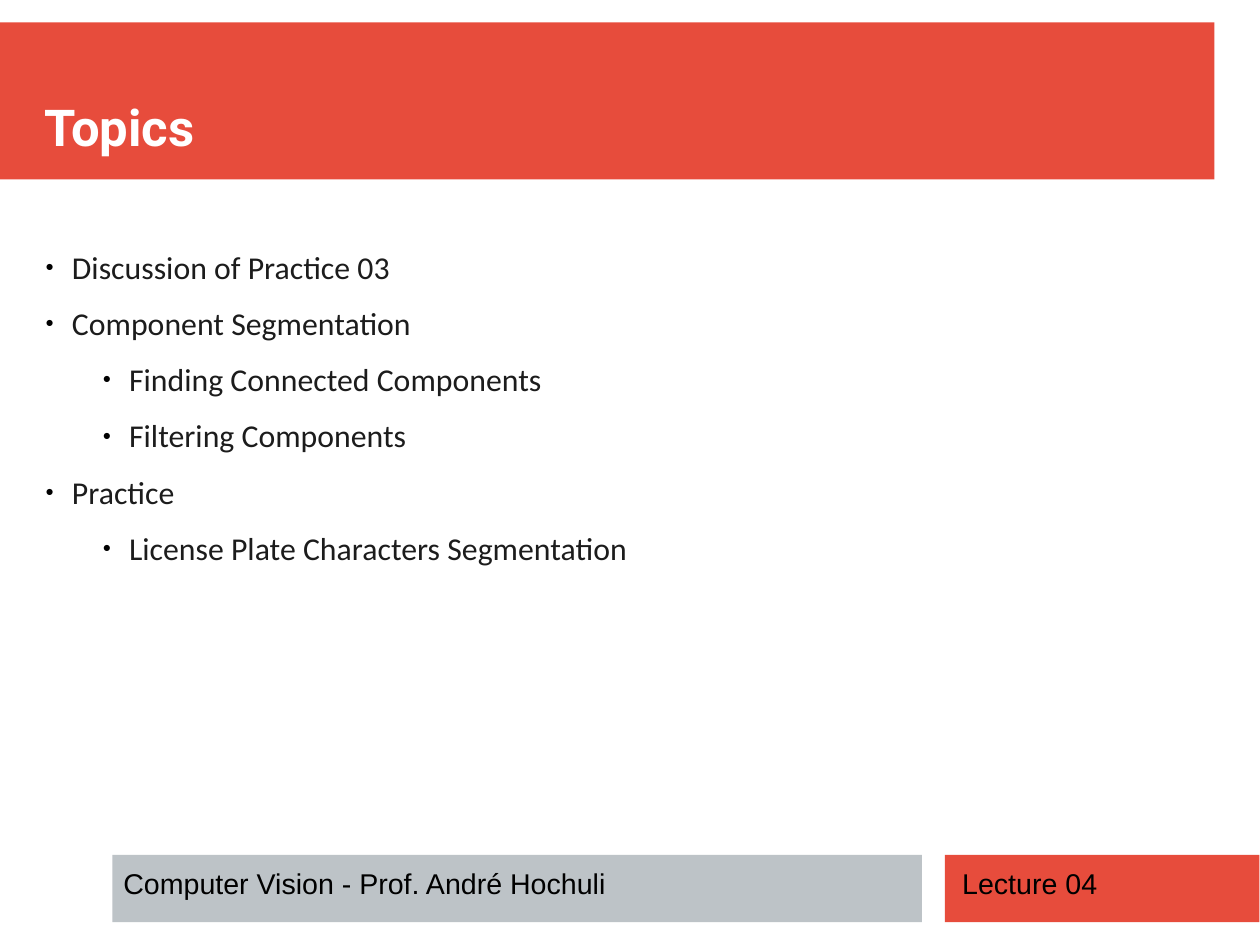
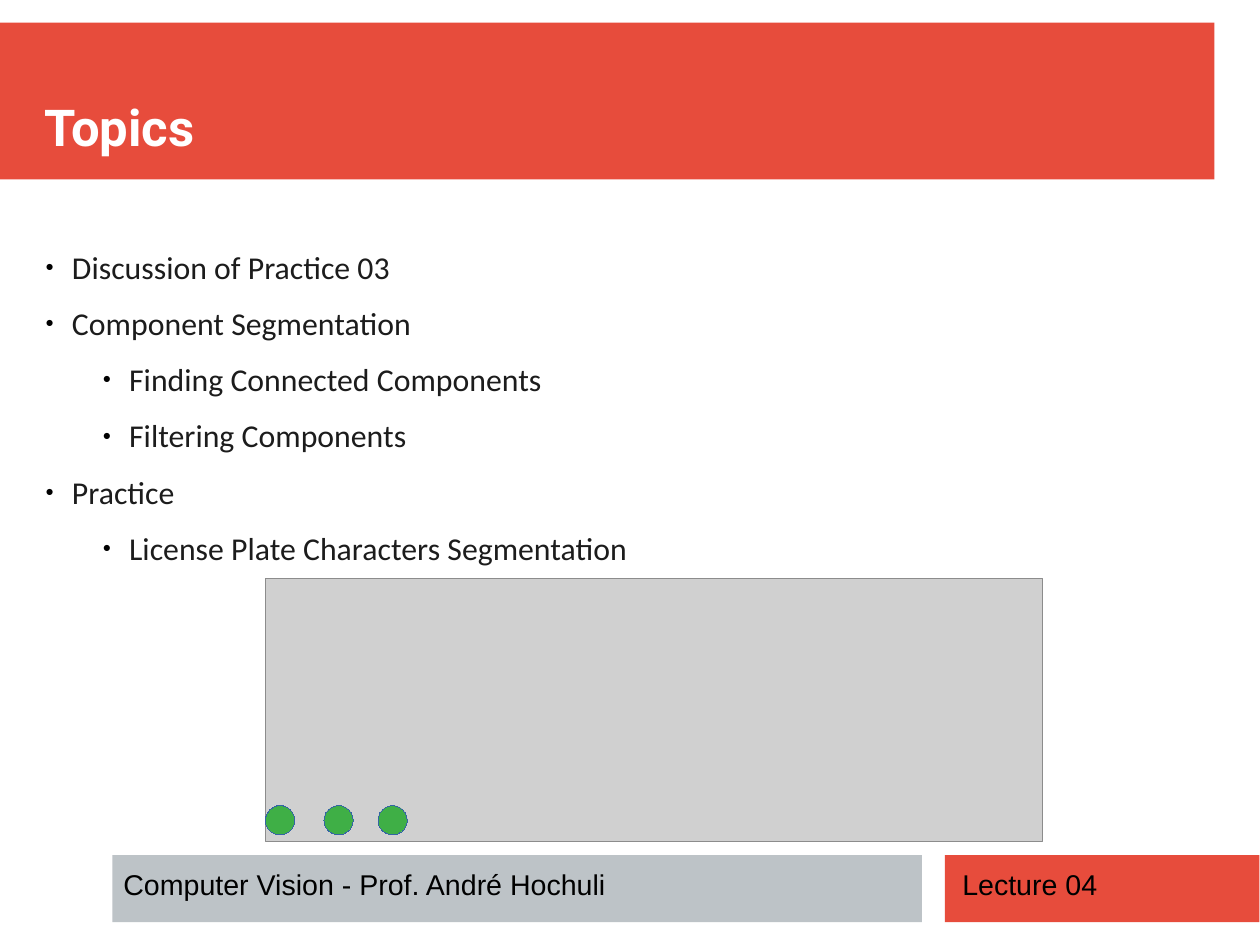
Before and after one commit to andrehochuli/teaching, a slide deck: slide 2 of ComputerVision/Lecture 04 - Finding Components/Lecture 04 - Component Segmentation.pptx. Drawn at 1260x945 pixels with LibreOffice and Linux fonts; fonts in the diff are those of the drawing; grey boxes stand for pictures. Boxes give left, top, right and bottom in pixels: in the first picture for what was removed or moved away, otherwise in the second. Text is boxed around its words. In the diff, an @@ line names an element or a change of style, - is before the commit and + after.

```diff
--- a/ComputerVision/Lecture 04 - Finding Components/Lecture 04 - Component Segmentation.pptx
+++ b/ComputerVision/Lecture 04 - Finding Components/Lecture 04 - Component Segmentation.pptx
@@ picture added at (265,579,1043,842) @@
@@ ellipse added at (265,806,295,836), fill #3FAF46, outline #3465A4 0 pt @@
@@ ellipse added at (325,806,354,836), fill #3FAF46, outline #3465A4 0 pt @@
@@ ellipse added at (378,806,408,836), fill #3FAF46, outline #3465A4 0 pt @@
```
Also in this commit, not shown: 16 other slides changed, 17 other files.
